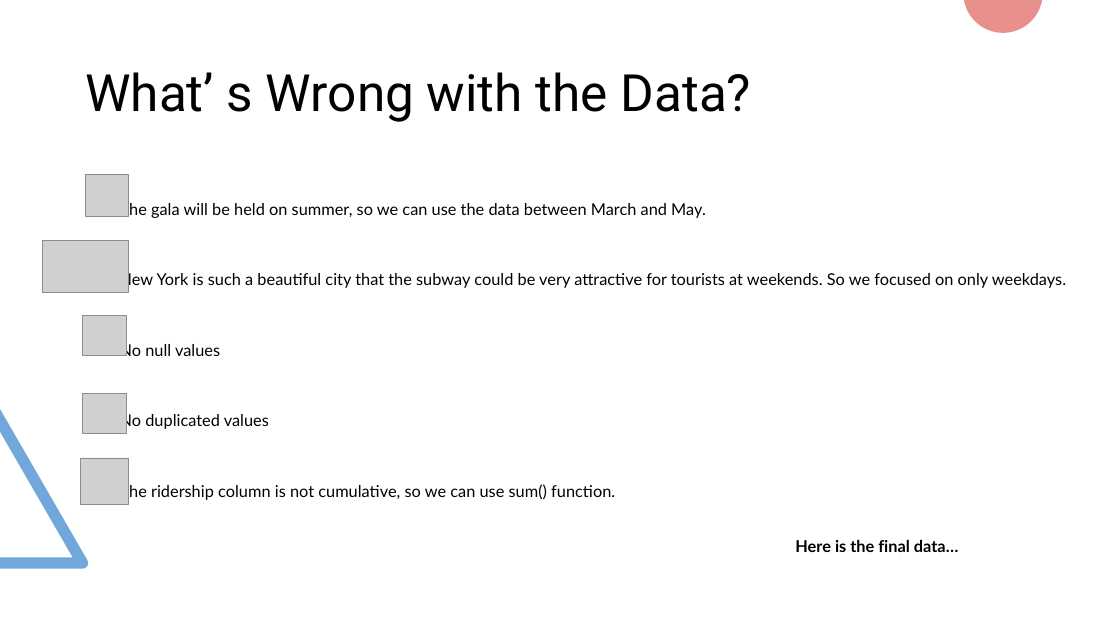
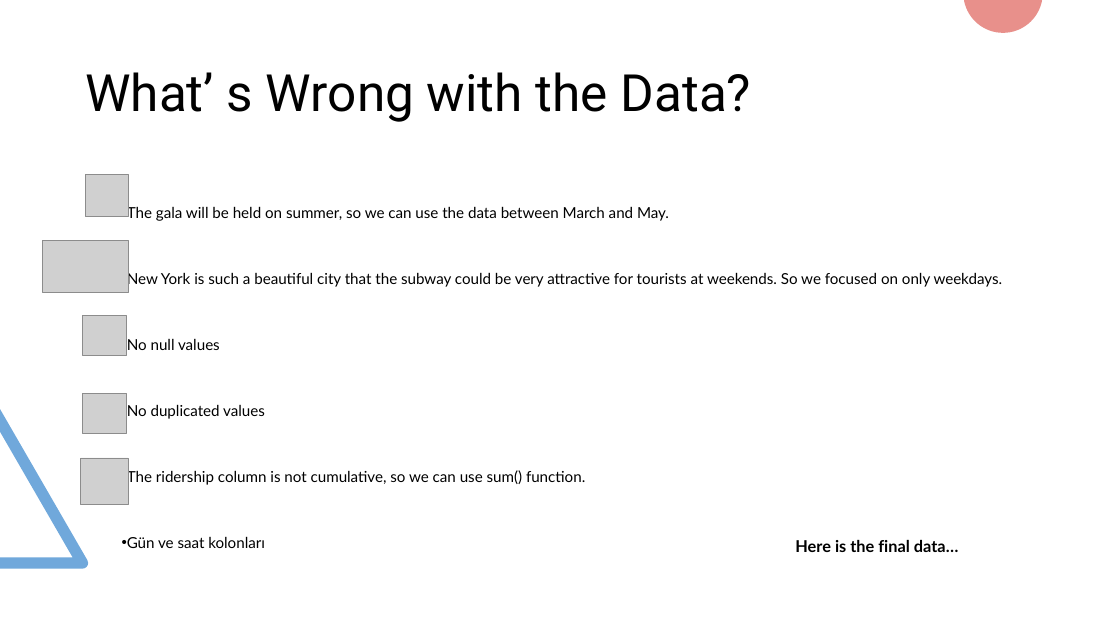
Before and after one commit to baharturgutinan/istdsa_bahar, a slide deck: slide 4 of WTWY Street Teams_2.pptx. Drawn at 1120x630 pixels with LibreOffice and Linux fonts; fonts in the diff are those of the drawing; grey boxes stand for pictures. Boxes give left, top, right and bottom in pixels: in the first picture for what was removed or moved away, otherwise in the second. Text is boxed around its words. In the diff, an @@ line names an element or a change of style, - is before the commit and + after.

```diff
--- a/WTWY Street Teams_2.pptx
+++ b/WTWY Street Teams_2.pptx
@@ text "The gala will be held ...": place and size @@
-text "The gala will be held ..." at (120, 201, 1066, 501)
+text "The gala will be held ..." at (127, 204, 1003, 548)
@@ text at (127, 204, 1003, 486): size 14 to 12.9 pt @@
@@ text at (127, 536, 265, 548): paragraph added @@
+• Gün ve saat kolonları
```
Also in this commit, not shown: 1 other slide changed, 1 slide added.
